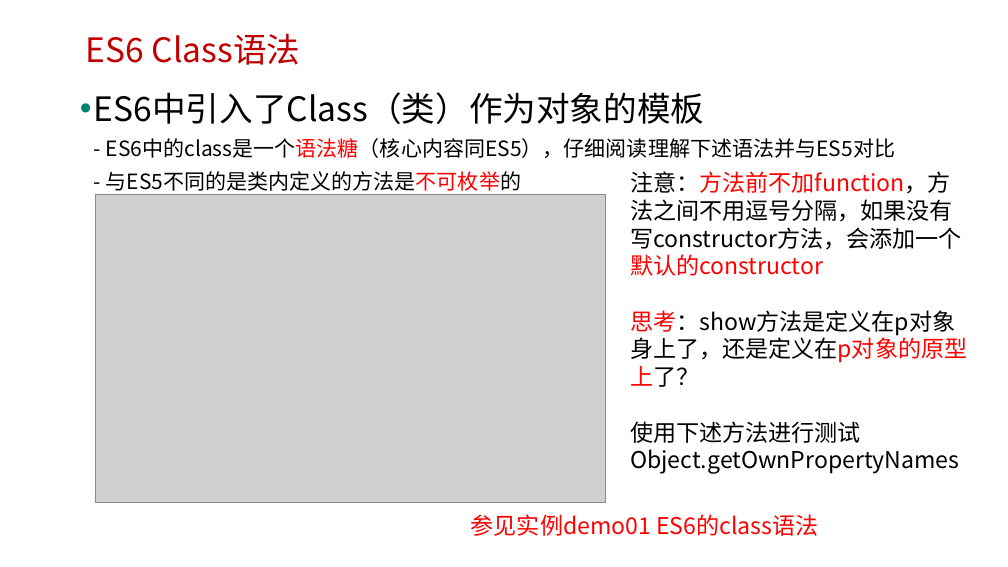
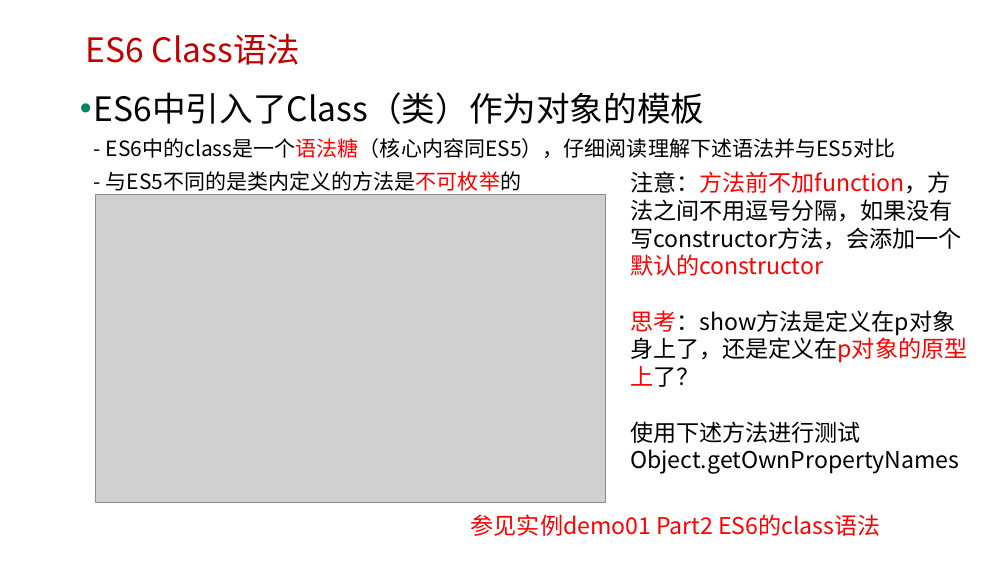
Before and after one commit to edu2act/course-javascript-advanced, a slide deck: slide 4 of 课程PPT/32.ES6中的Class与修饰器.pptx. Drawn at 1008x567 pixels with LibreOffice and Linux fonts; fonts in the diff are those of the drawing; grey boxes stand for pictures; background and template pictures are left out. Boxes give left, top, right and bottom in pixels: in the first picture for what was removed or moved away, otherwise in the second. Text is boxed around its words. In the diff, an @@ line names an element or a change of style, - is before the commit and + after.

```diff
--- a/课程PPT/32.ES6中的Class与修饰器.pptx
+++ b/课程PPT/32.ES6中的Class与修饰器.pptx
@@ text at (471,514,880,536): text changed @@
-参见实例demo01 ES6的class语法
+参见实例demo01 Part2 ES6的class语法
```
Also in this commit, not shown: 2 other slides changed, 5 other files.
